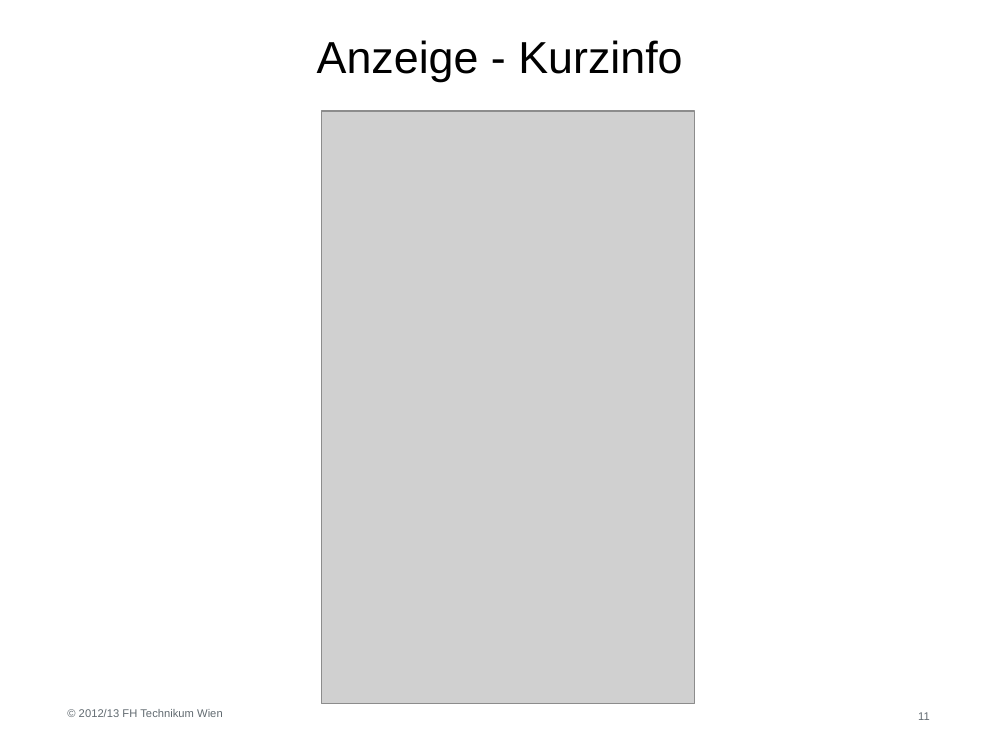
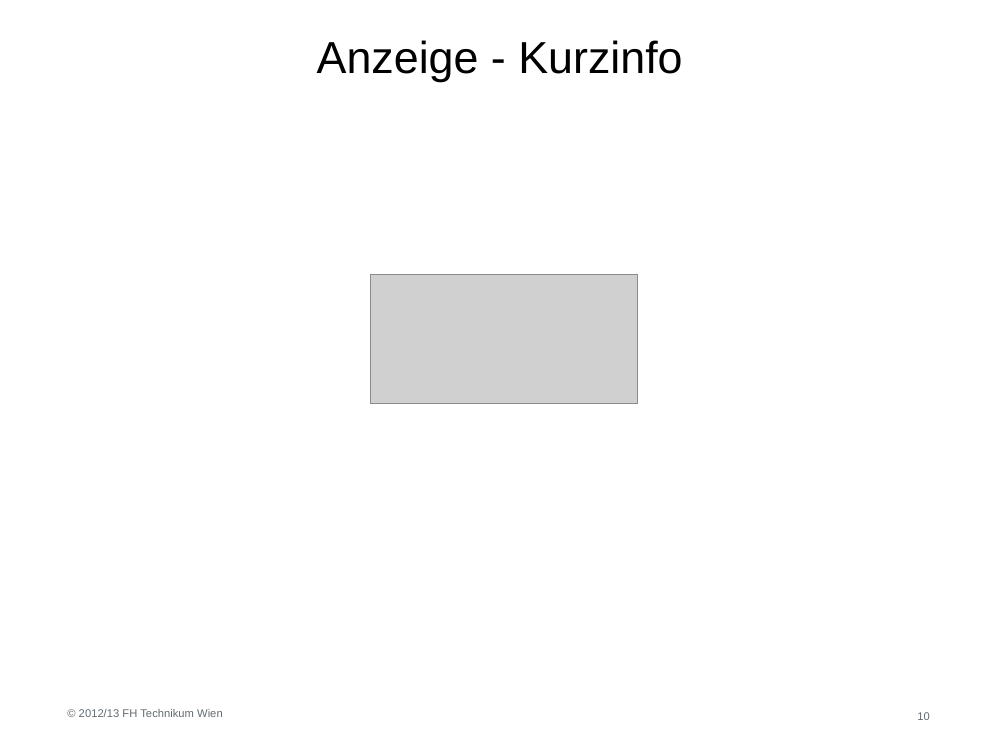
Before and after one commit to ZeRoberto27/MWI2_MobileComputing, a slide deck: slide 10 of Shitdroid/assets/WC-Finder.pptx (slide 11 before the commit). Drawn at 1008x756 pixels with LibreOffice and Linux fonts; fonts in the diff are those of the drawing; grey boxes stand for pictures; background and template pictures are left out. Boxes give left, top, right and bottom in pixels: in the first picture for what was removed or moved away, otherwise in the second. Text is boxed around its words. In the diff, an @@ line names an element or a change of style, - is before the commit and + after.

```diff
--- a/Shitdroid/assets/WC-Finder.pptx
+++ b/Shitdroid/assets/WC-Finder.pptx
@@ picture removed at [322, 111, 695, 704] @@
@@ picture added at [370, 275, 638, 404] @@
@@ page number at [917, 712, 929, 720]: text changed @@
-11
+10
```
Also in this commit, not shown: 4 other slides changed, 1 slide removed, 6 other files.
